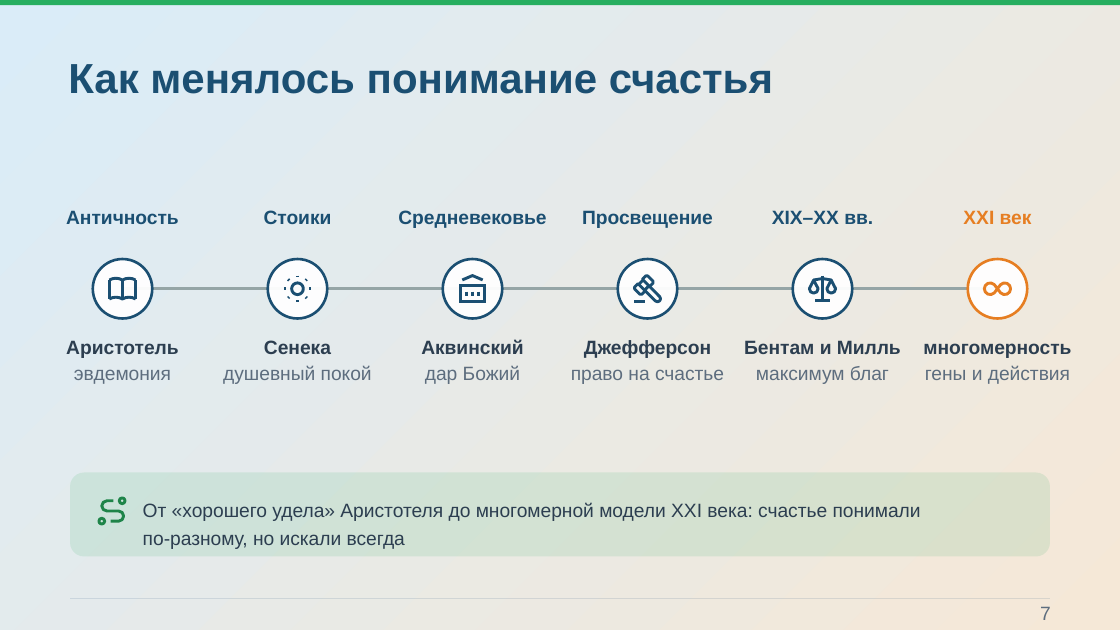
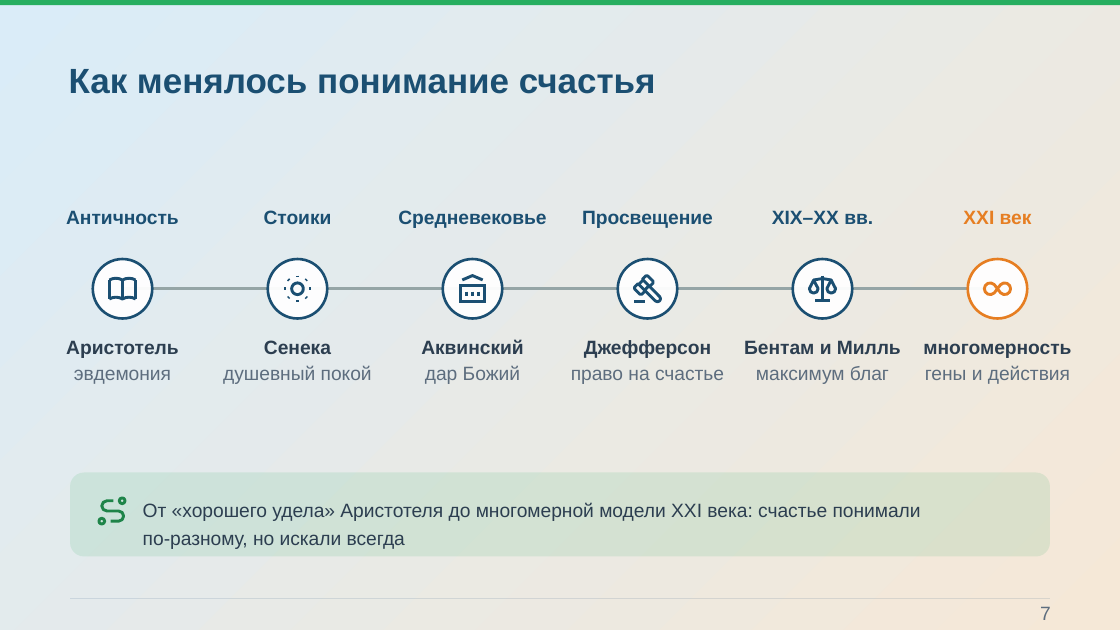
Before and after one commit to Pavel1778/Presentation-happy, a slide deck: slide 7 of Konceptsiya_schastya.pptx. Drawn at 1120x630 pixels with LibreOffice and Linux fonts; fonts in the diff are those of the drawing; background and template pictures are left out. Boxes give left, top, right and bottom in pixels: in the first picture for what was removed or moved away, otherwise in the second. Text is boxed around its words. In the diff, an @@ line names an element or a change of style, - is before the commit and + after.

```diff
--- a/Konceptsiya_schastya.pptx
+++ b/Konceptsiya_schastya.pptx
@@ text "Как менялось понимание счастья" at <box>69,69,656,94</box>: size 36 to 30 pt @@
```
Also in this commit, not shown: 14 other slides changed, 48 other files.
